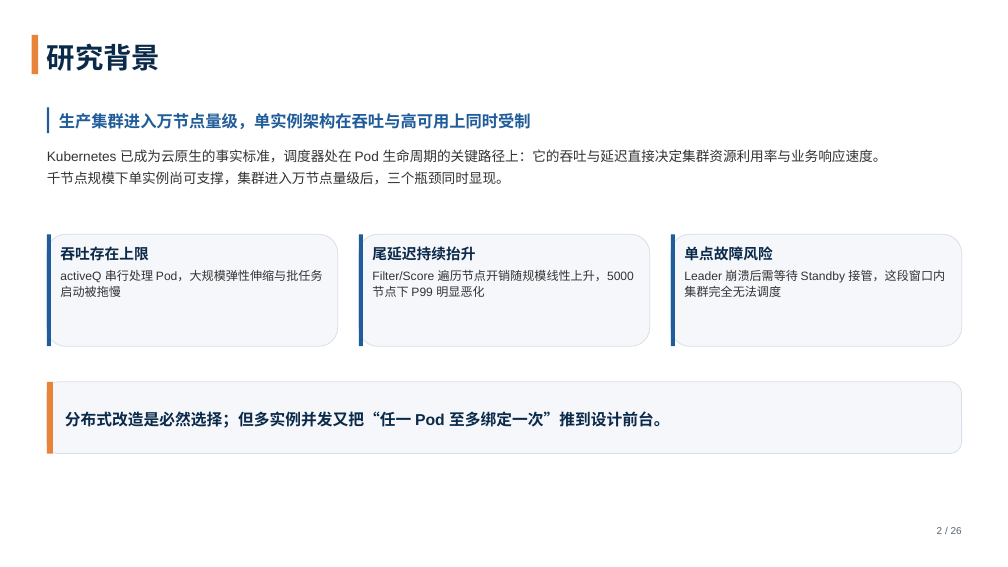
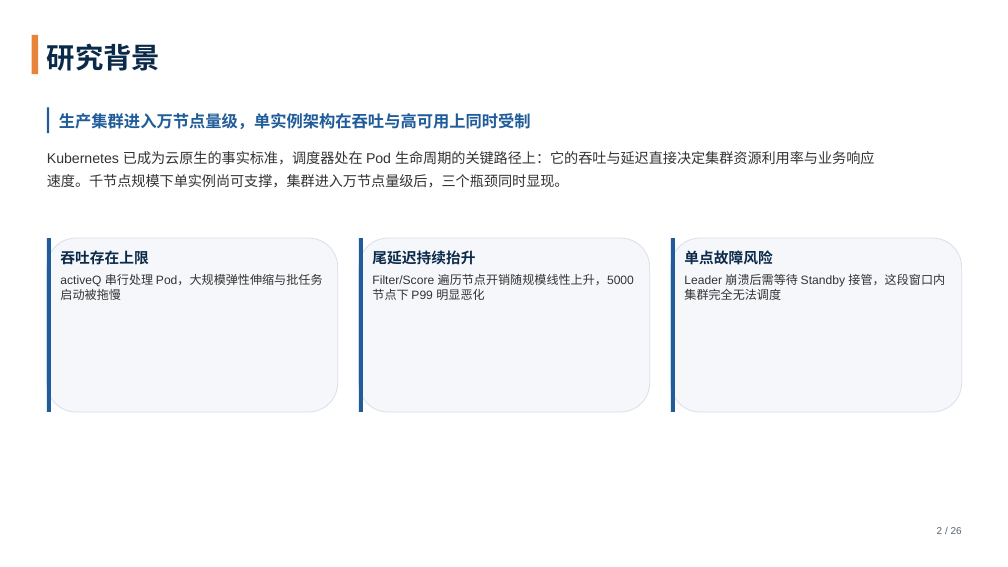
Before and after one commit to tengfei86/godel-scheduler, a slide deck: slide 2 of docs/thesis/defense/答辩PPT-基于etcd的分布式Kubernetes调度器.pptx. Drawn at 1008x567 pixels with LibreOffice and Linux fonts; fonts in the diff are those of the drawing. Boxes give left, top, right and bottom in pixels: in the first picture for what was removed or moved away, otherwise in the second. Text is boxed around its words. In the diff, an @@ line names an element or a change of style, - is before the commit and + after.

```diff
--- a/docs/thesis/defense/答辩PPT-基于etcd的分布式Kubernetes调度器.pptx
+++ b/docs/thesis/defense/答辩PPT-基于etcd的分布式Kubernetes调度器.pptx
@@ text "Kubernetes 已成为云原生的事实标准，调度器处在 Pod 生命周期的关键路径上：它的吞吐与延迟直接决定集群资源利 ..." at <box>47,151,874,188</box>: size 13 to 13.5 pt; line spacing 1.35 to 1.4 @@
@@ rounded rectangle: place and size @@
-rounded rectangle at <box>47,234,338,346</box>
+rounded rectangle at <box>47,238,338,412</box>
@@ rectangle: place and size @@
-rectangle at <box>47,234,51,346</box>
+rectangle at <box>47,238,51,412</box>
@@ rounded rectangle: place and size @@
-rounded rectangle at <box>359,234,650,346</box>
+rounded rectangle at <box>359,238,650,412</box>
@@ rectangle: place and size @@
-rectangle at <box>359,234,364,346</box>
+rectangle at <box>359,238,364,412</box>
@@ rounded rectangle: place and size @@
-rounded rectangle at <box>671,234,962,346</box>
+rounded rectangle at <box>671,238,962,412</box>
@@ rectangle: place and size @@
-rectangle at <box>671,234,675,346</box>
+rectangle at <box>671,238,675,412</box>
@@ text "吞吐存在上限": place and size @@
-text "吞吐存在上限" at <box>60,246,323,297</box>
+text "吞吐存在上限" at <box>60,250,323,300</box>
@@ text "尾延迟持续抬升": place and size @@
-text "尾延迟持续抬升" at <box>372,246,634,297</box>
+text "尾延迟持续抬升" at <box>372,250,634,300</box>
@@ text "单点故障风险": place and size @@
-text "单点故障风险" at <box>684,246,945,297</box>
+text "单点故障风险" at <box>684,250,945,300</box>
@@ rounded rectangle removed at <box>47,382,962,454</box> @@
@@ rectangle removed at <box>47,382,53,454</box> @@
@@ text removed at <box>65,411,669,428</box> @@
-分布式改造是必然选择；但多实例并发又把“任一 Pod 至多绑定一次”推到设计前台。
```
Also in this commit, not shown: 2 other files.
